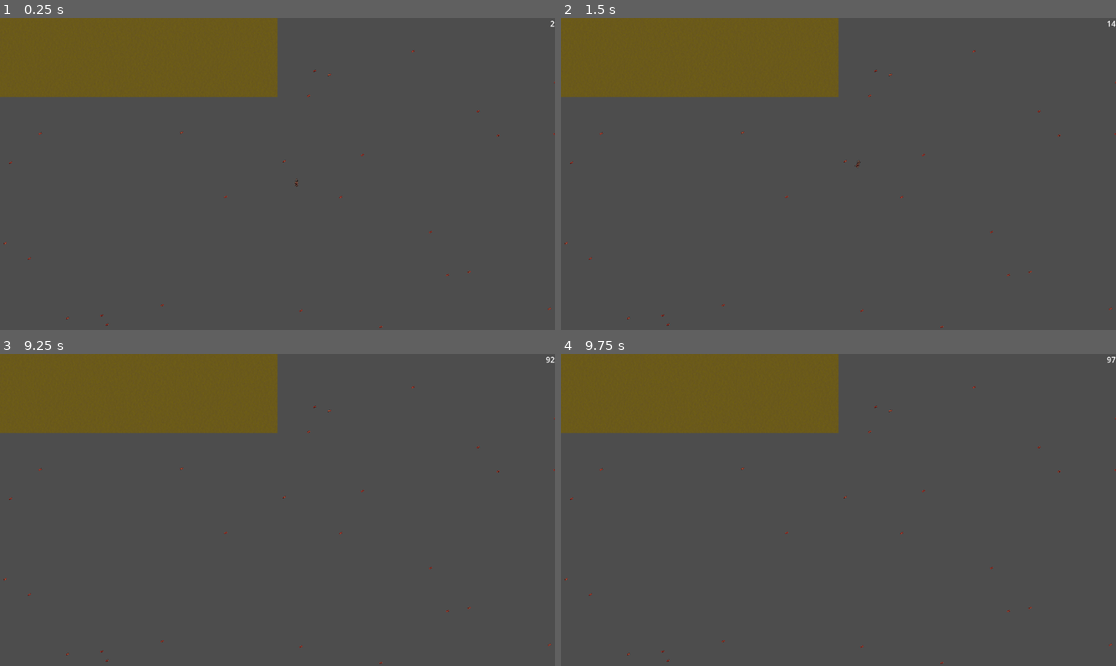
Above: before the commit, frames 1-4 (two rows, left to right).
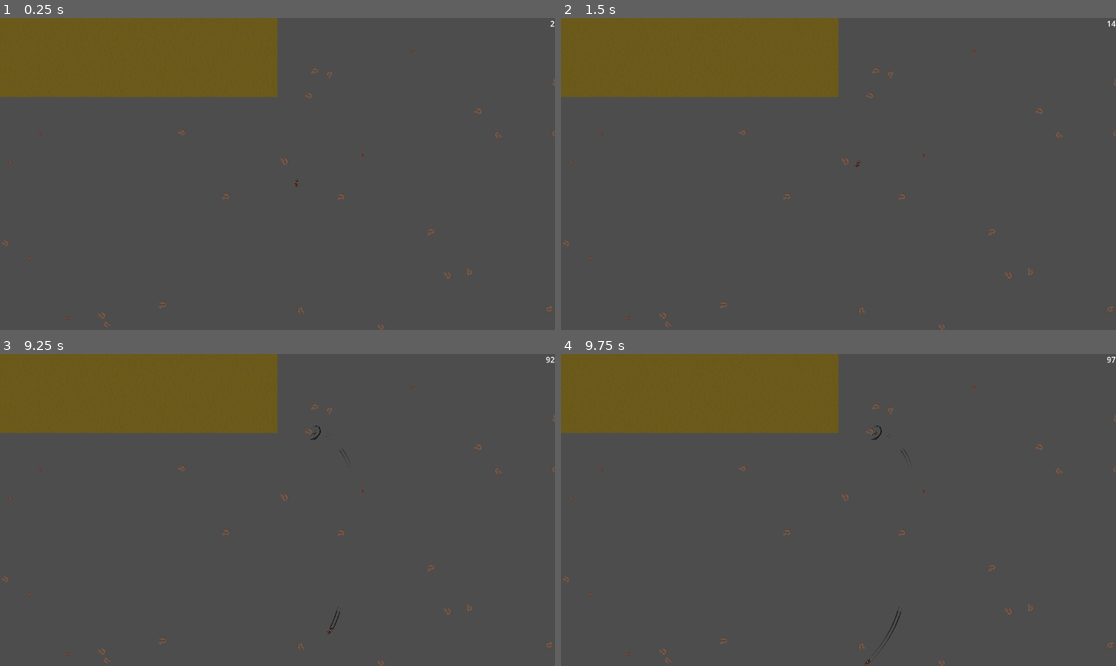
Above: after the commit, the same moments.

Repository: Denomycor/piratesoftware-16
Game: Godot game, scene res://assets/scenes/levels/test_level.tscn
The game is run twice, just before and just after one commit, with the same random seed, the same clock (stepped at 60 frames per second) and the same inputs.
Inputs (mouse positions are in pixels of both pictures, inside the frame that each line leads up to):
- Up to frame 1 (0.25 s): no input
- Up to frame 2 (1.5 s): tap Enter at 0.5 s; move the mouse to (960, 158) at 0.52 s; click (960, 158) at 0.67 s; move the mouse to (727, 189) at 1.27 s; click (727, 189) at 1.42 s
- Up to frame 3 (9.25 s): move the mouse to (333, 441) at 2.02 s; click (333, 441) at 2.17 s; tap Space at 2.75, 5, 6.5 s; move the mouse to (249, 572) at 2.77 s; click (249, 572) at 2.92 s; tap Enter at 3.5, 5.75 s; move the mouse to (444, 556) at 3.52 s; click (444, 556) at 3.67 s; move the mouse to (111, 463) at 4.27 s; click (111, 463) at 4.42 s; move the mouse to (305, 510) at 5.02 s; click (305, 510) at 5.17 s; move the mouse to (194, 432) at 5.77 s; click (194, 432) at 5.92 s; move the mouse to (399, 494) at 6.52 s; click (399, 494) at 6.67 s; move the mouse to (166, 525) at 7.27 s; click (166, 525) at 7.42 s; move the mouse to (333, 441) at 8.02 s; click (333, 441) at 8.17 s; move the mouse to (249, 572) at 8.77 s; click (249, 572) at 8.92 s
- Up to frame 4 (9.75 s): move the mouse to (1005, 556) at 9.52 s; click (1005, 556) at 9.67 s

The runs differ from the first frame. In frame 1, 0.3% of the frame differs, in the area x 0-100%, y 10-100%; in frame 2, 0.3%; in frame 3, 0.3%; in frame 4, 0.3%.

Commit message:
random scale and rotation

Diff:
--- a/assets/scenes/levels/test_level.tscn
+++ b/assets/scenes/levels/test_level.tscn
@@ -9,6 +9,7 @@
 [ext_resource type="Shader" path="res://assets/scenes/levels/test_level.gdshader" id="5_b170y"]
 [ext_resource type="PackedScene" uid="uid://deo63nl1macwi" path="res://assets/scenes/props/barrel1.tscn" id="7_tmaof"]
 [ext_resource type="Script" path="res://assets/scripts/level/stats.gd" id="8_6ascs"]
+[ext_resource type="PackedScene" uid="uid://bed4ht5aqqkf1" path="res://assets/scenes/props/boulder1.tscn" id="8_chcvc"]
 [ext_resource type="PackedScene" uid="uid://dtyepolgwnyv2" path="res://assets/scenes/ui/game_over_menu.tscn" id="9_h3nak"]
 
 [sub_resource type="FastNoiseLite" id="FastNoiseLite_bif64"]
@@ -76,8 +77,8 @@
 [node name="ArenaWalls" type="Node2D" parent="World"]
 script = ExtResource("4_eyags")
 walls_per_side = 30
-prop_list = Array[PackedScene]([ExtResource("7_tmaof")])
-ratios = Array[int]([1])
+prop_list = Array[PackedScene]([ExtResource("7_tmaof"), ExtResource("8_chcvc")])
+ratios = Array[int]([1, 2])
 prop_density = 0.005
 
 [node name="EnemySpawner" type="Node" parent="World" node_paths=PackedStringArray("target")]
--- /dev/null
+++ b/assets/scenes/props/boulder1.tscn
@@ -0,0 +1,15 @@
+[gd_scene load_steps=3 format=3 uid="uid://bed4ht5aqqkf1"]
+
+[ext_resource type="Script" path="res://assets/scripts/props/prop.gd" id="1_2tv2v"]
+[ext_resource type="Texture2D" uid="uid://cjohfbanwt25d" path="res://assets/textures/props/boulder_asset_1.png" id="2_tt6au"]
+
+[node name="Boulder" type="StaticBody2D"]
+z_index = 5
+script = ExtResource("1_2tv2v")
+block_radius = 230.0
+
+[node name="Sprite2D" type="Sprite2D" parent="."]
+texture = ExtResource("2_tt6au")
+
+[node name="CollisionPolygon2D" type="CollisionPolygon2D" parent="."]
+polygon = PackedVector2Array(-64, -224, 16, -224, 144, -120, 184, -64, 144, 0, 96, 16, 96, 64, 72, 72, 72, 120, 0, 224, -96, 176, -104, 112, -88, 80, -176, 24, -184, -48)
--- a/assets/scripts/arena/arena.gd
+++ b/assets/scripts/arena/arena.gd
@@ -1,6 +1,9 @@
 class_name ArenaWalls extends Node2D
 
 @export var walls_per_side: int = 10
+@export var average_prop_area := 90000
+@export var border_size := 300
+@export var scale_offset := 0.1
 @export var prop_list: Array[PackedScene]
 @export var ratios: Array[int]
 @export var prop_density: float
@@ -9,13 +12,9 @@
 var wall: PackedScene = preload("res://assets/scenes/levels/walls/Wall.tscn")
 var corner: PackedScene = preload("res://assets/scenes/levels/walls/Corner.tscn")
 
-const AVERAGE_PROP_AREA = 90000
 const NUMBER_OF_SIDES: int = 8
-
 const WALL_LENGTH: int = 1035
 const CORNER_LENGTH: int = 1025
-
-const BORDER_SIZE = 300
 
 var angle_increment: float = 2 * PI / NUMBER_OF_SIDES
 var polygon: Array[Vector2]
@@ -45,7 +44,7 @@
 		corner_instance.position = last_position
 		corner_instance.rotation = direction.angle()
 		var point_pos : Vector2 = corner_instance.get_node("Point").global_position
-		polygon.append(point_pos.normalized() * (point_pos.distance_to(center) - BORDER_SIZE))
+		polygon.append(point_pos.normalized() * (point_pos.distance_to(center) - border_size))
 		add_child(corner_instance)
 
 		last_position += direction * CORNER_LENGTH
@@ -89,7 +88,7 @@
 	return prop_list[idx-1].instantiate()
 
 func generate_props() -> void:
-	var area := 2*(1+sqrt(2))*pow(polygon[0].distance_to(polygon[1]),2) / AVERAGE_PROP_AREA
+	var area := 2*(1+sqrt(2))*pow(polygon[0].distance_to(polygon[1]),2) / average_prop_area
 	var prop_number: int = int(area * prop_density)
 	for idx in prop_number:
 		var prop := get_random_prop_instance()
@@ -98,6 +97,7 @@
 			pos = get_random_point_inside_polygon()
 		prop.global_position = pos
 		prop.destroyed.connect(func(): props.erase(prop))
+		apply_random_transforms(prop)
 		props.append(prop)
 		get_parent().add_child.call_deferred(prop)
 
@@ -106,3 +106,8 @@
 		if item.is_overlaping(pos, prop.block_radius):
 			return false
 	return true
+
+func apply_random_transforms(prop: Prop) -> void:
+	prop.rotate(randf_range(0,PI*2))
+	var r_scale = 1 + (randf_range(-scale_offset,scale_offset))
+	prop.scale = Vector2(r_scale, r_scale)
Not shown: 1 places in assets/scenes/levels/test_level.tscn that only renumber resources
